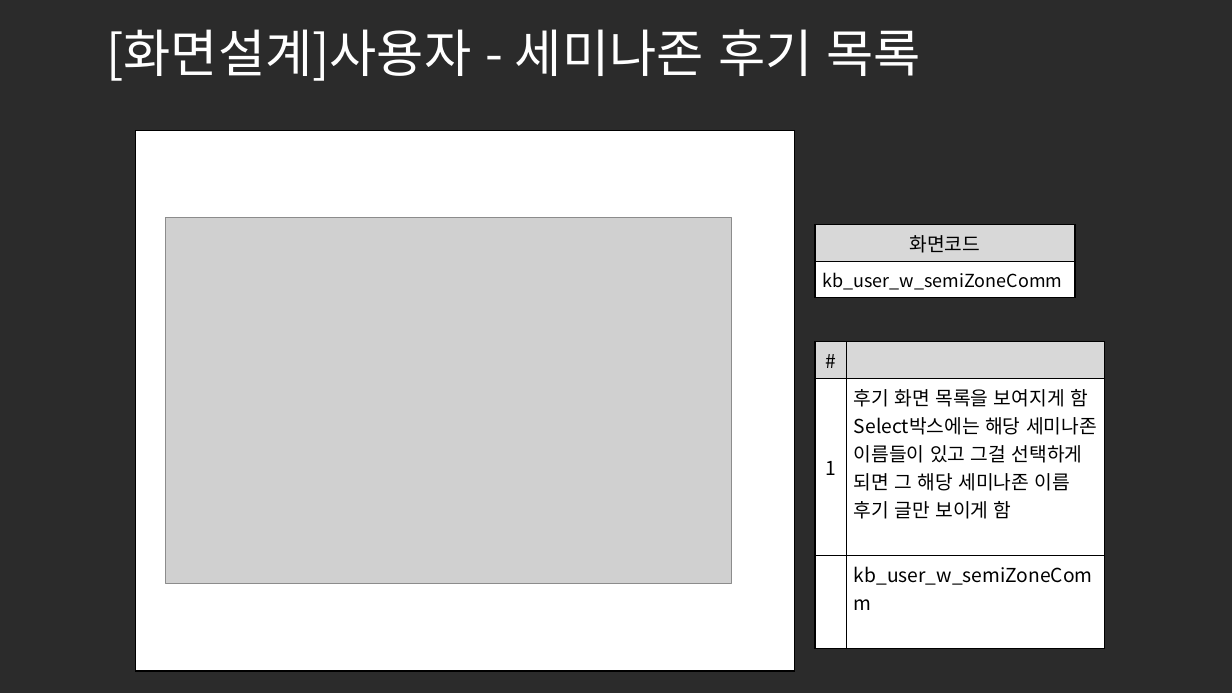
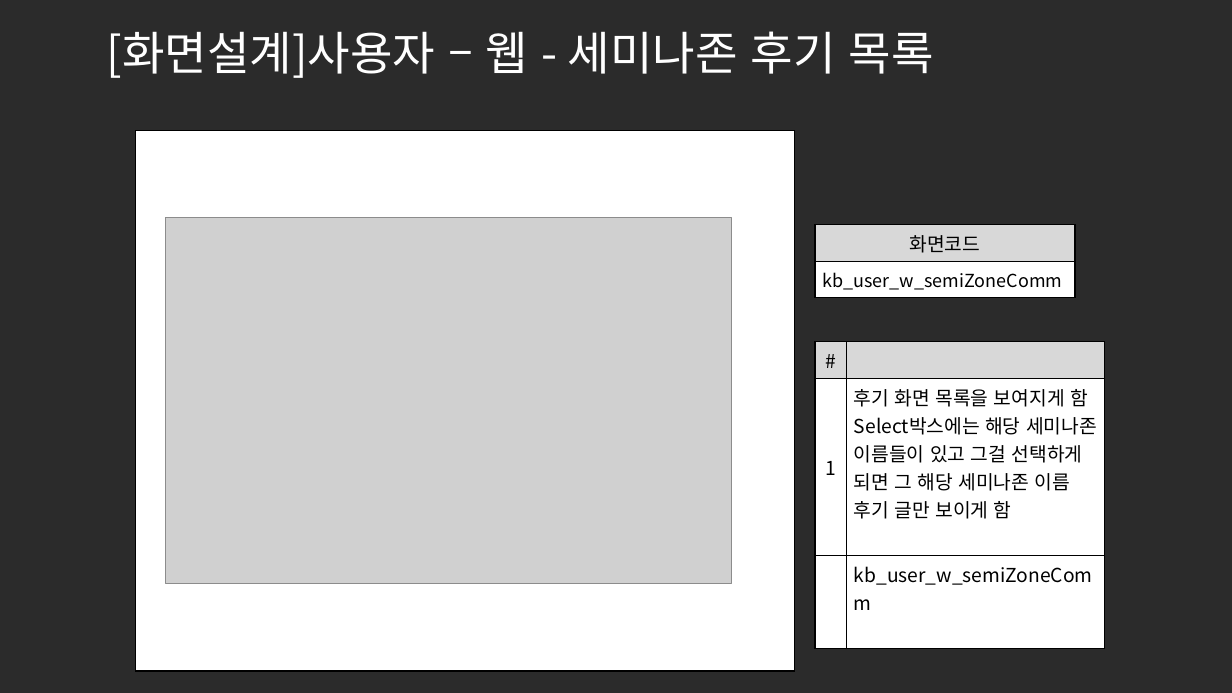
Before and after one commit to ezenteam2/e-Zone, a slide deck: slide 11 of 0 발표용 파워포인트/project05 - 파워포인트 종합 - 기범.pptx. Drawn at 1232x693 pixels with LibreOffice and Linux fonts; fonts in the diff are those of the drawing; grey boxes stand for pictures; background and template pictures are left out; a plain dark background stands for a picture behind light text. Boxes give left, top, right and bottom in pixels: in the first picture for what was removed or moved away, otherwise in the second. Text is boxed around its words. In the diff, an @@ line names an element or a change of style, - is before the commit and + after.

Commit message:
ppt, 로그인 화면 구현

```diff
--- a/0 발표용 파워포인트/project05 - 파워포인트 종합 - 기범.pptx
+++ b/0 발표용 파워포인트/project05 - 파워포인트 종합 - 기범.pptx
@@ title at [106, 31, 934, 78]: text changed; size 40 to 36 pt @@
-[화면설계]사용자 - 세미나존 후기 목록
+[화면설계]사용자 – 웹 - 세미나존 후기 목록
```
Also in this commit, not shown: 16 other slides changed, 5 other files.
